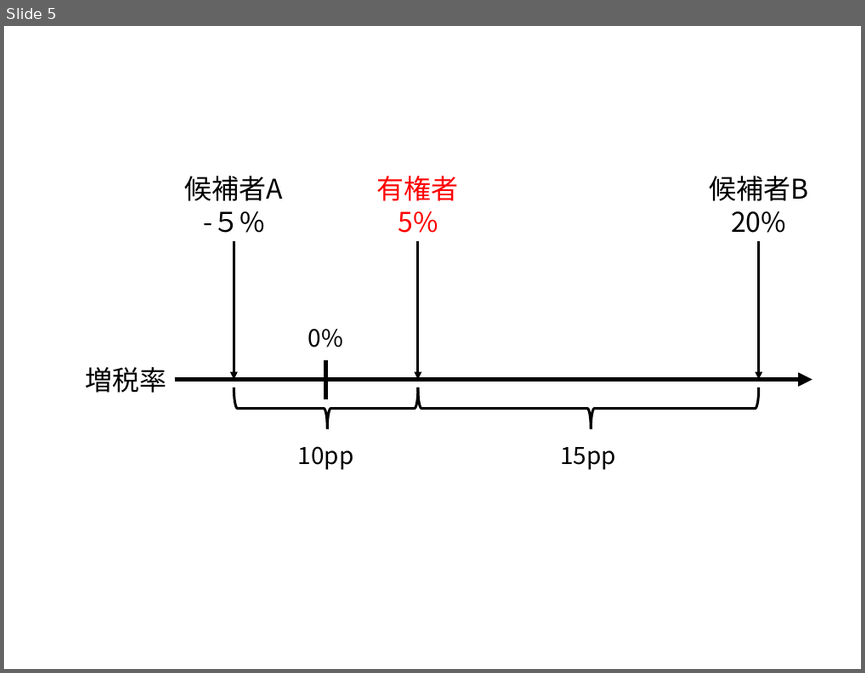
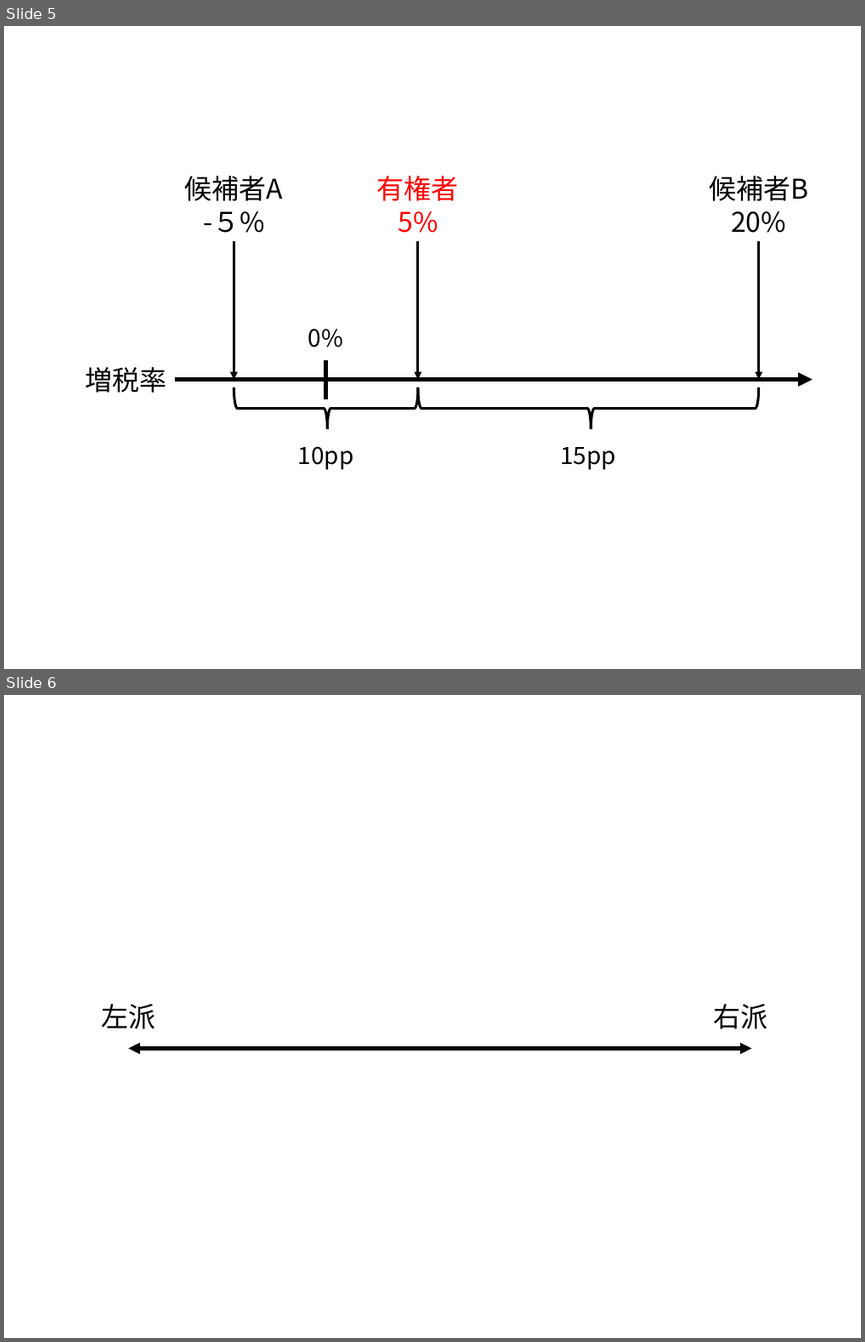
Before and after one commit to junpei-suzuki/PP-2026-Komazawa, a slide deck: figs/DIYfigures_pp.pptx. Shown one above the other, each under a label of ours: slide 5 before the commit, slides 5 and 6 after it. The pictures are 865x673 and 865x1342 pixels, drawn with LibreOffice and Linux fonts; fonts in the diff are those of the drawing. Boxes give left, top, right and bottom in pixels: in the first picture for what was removed or moved away, otherwise in the second. Text is boxed around its words. In the diff, an @@ line names an element or a change of style, - is before the commit and + after.

```diff
--- a/figs/DIYfigures_pp.pptx
+++ b/figs/DIYfigures_pp.pptx
@@ slide 6 added at <box>4,695,861,1338</box>, background #FFFFFF @@
@@ text added at <box>101,1004,155,1029</box>, 32 pt, text #000000 @@
+左派
@@ text added at <box>714,1004,768,1029</box>, 32 pt, text #000000 @@
+右派
@@ double arrow added from (128, 1048) to (751, 1048), #000000 4.5 pt @@
```
Also in this commit, not shown: 1 slide changed, 4 other slides added, 41 other files.
